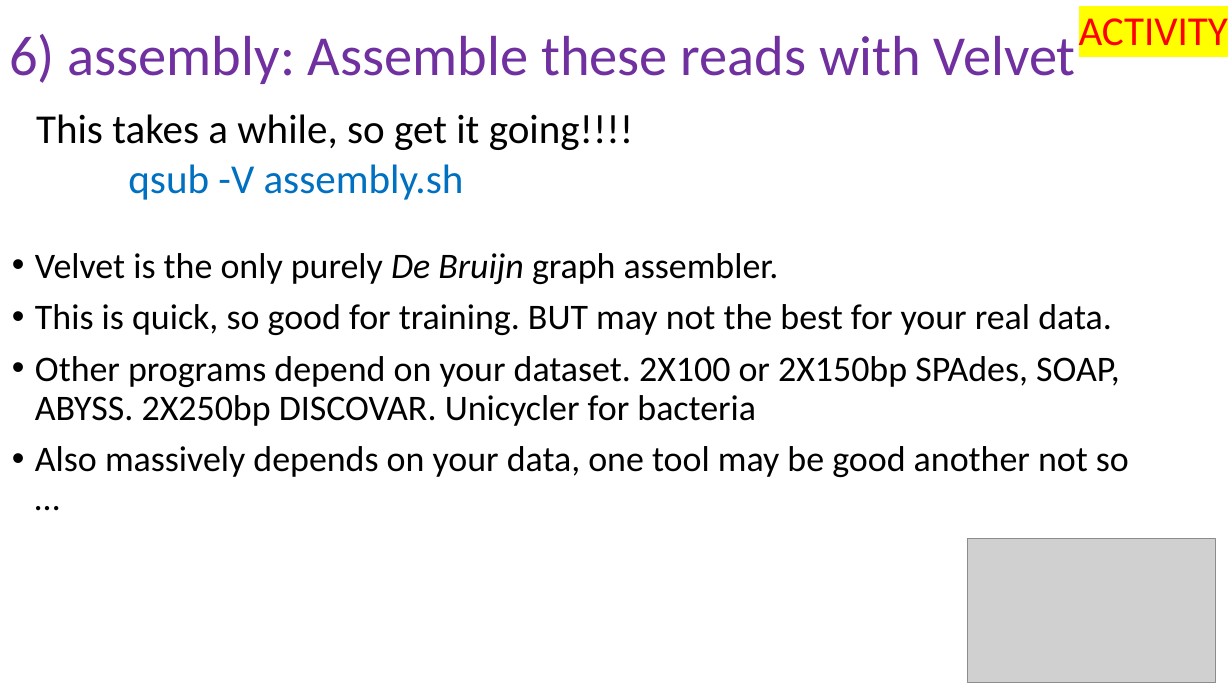
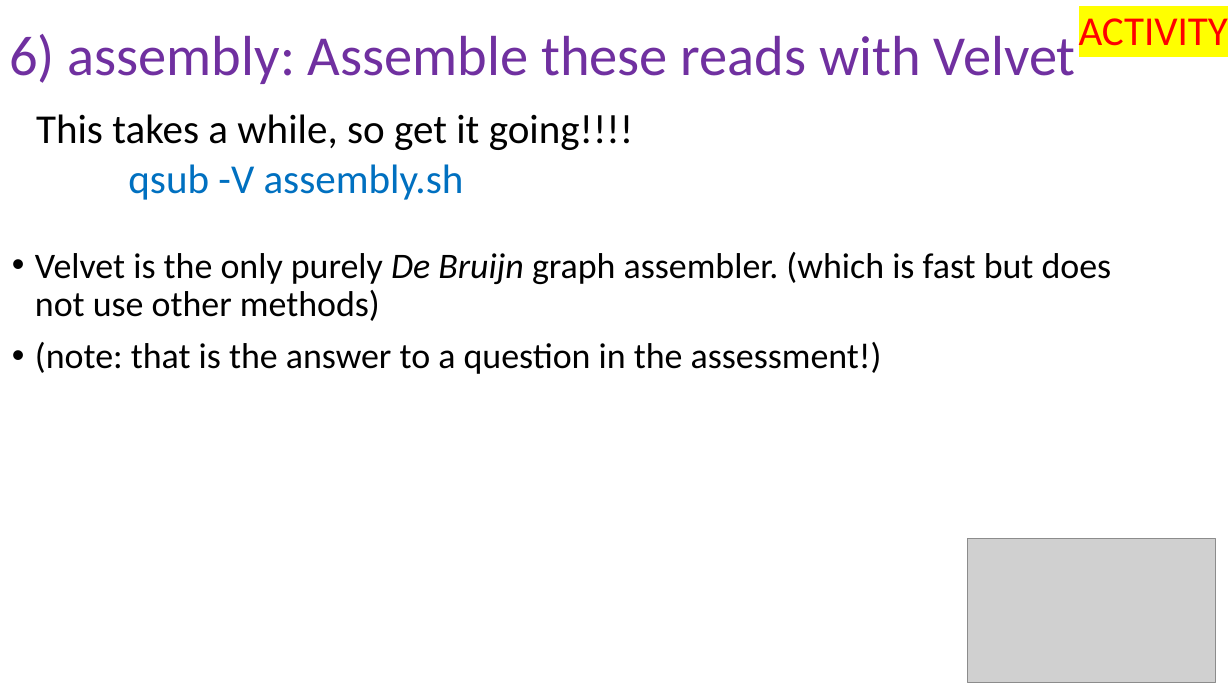
Before and after one commit to peterthorpe5/genome_assembly_workshop, a slide deck: slide 9 of powerpoint/6_assembly.pptx. Drawn at 1232x693 pixels with LibreOffice and Linux fonts; fonts in the diff are those of the drawing; grey boxes stand for pictures. Boxes give left, top, right and bottom in pixels: in the first picture for what was removed or moved away, otherwise in the second. Text is boxed around its words. In the diff, an @@ line names an element or a change of style, - is before the commit and + after.

```diff
--- a/powerpoint/6_assembly.pptx
+++ b/powerpoint/6_assembly.pptx
@@ text at <box>35,252,1112,374</box>: text changed @@
-• Velvet is the only purely De Bruijn graph assembler.
-• This is quick, so good for training. BUT may not the best for your real data.
-• Other programs depend on your dataset. 2X100 or 2X150bp SPAdes, SOAP, ABYSS. 2X250bp DISCOVAR. Unicycler for bacteria
-• Also massively depends on your data, one tool may be good another not so …
+• Velvet is the only purely De Bruijn graph assembler. (which is fast but does not use other methods)
+• (note: that is the answer to a question in the assessment!)
```
Also in this commit, not shown: 11 other slides changed, 1 slide added, 1 slide removed, 18 other files.
